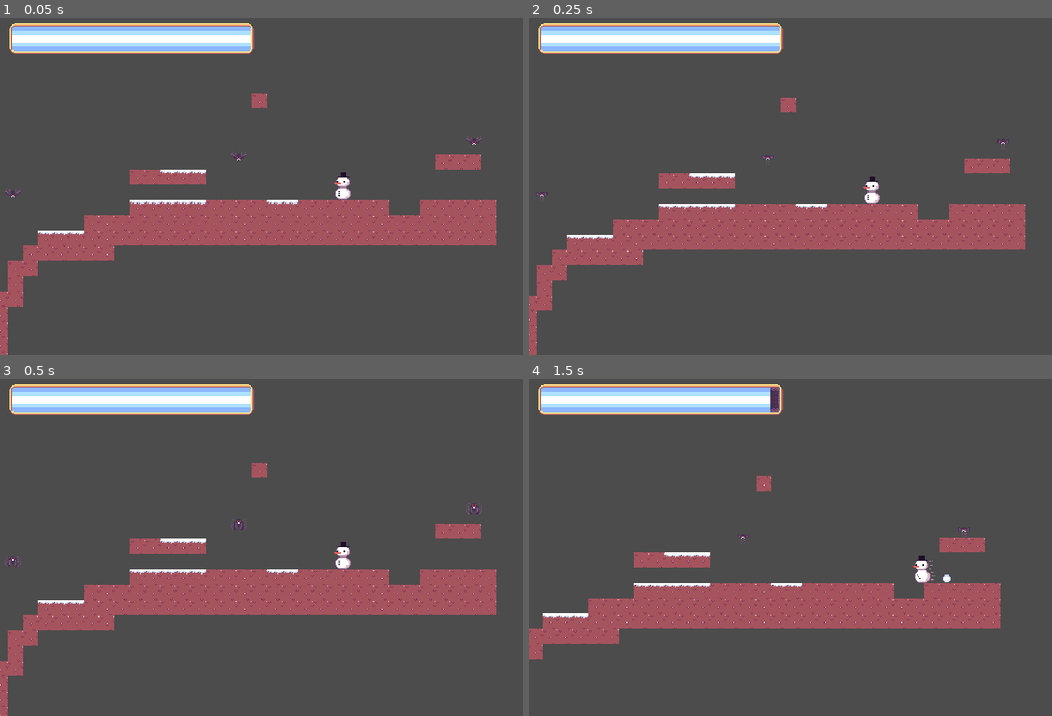
Above: before the commit, frames 1-4 (two rows, left to right).
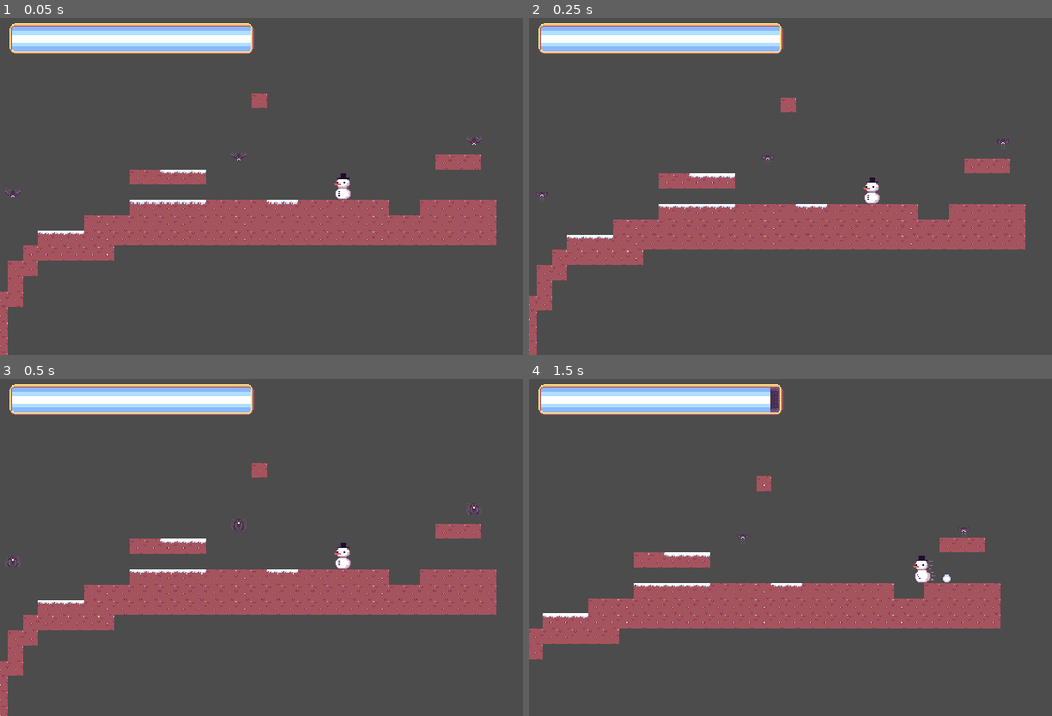
Above: after the commit, the same moments.

Repository: TheRubeThing/SnowmansRevenge
Game: Godot game, scene res://TestLevel.tscn
The game is run twice, just before and just after one commit, with the same random seed, the same clock (stepped at 60 frames per second) and the same inputs.
Inputs (mouse positions are in pixels of both pictures, inside the frame that each line leads up to):
- Up to frame 1 (0.05 s): no input
- Up to frame 2 (0.25 s): no input
- Up to frame 3 (0.5 s): no input
- Up to frame 4 (1.5 s): move the mouse to (1025, 527) at 0.52 s; press the mouse at (1025, 527) at 0.53 s; hold D (Right) 0.53-1.28 s; tap Space (Jump) at 0.77 s; tap Shift (RollMod) at 0.8, 1.35 s; move the mouse to (732, 560) at 1.27 s; release the mouse at (732, 560) at 1.28 s; hold A (Left) from 1.28 s (still down)

The runs differ from the first frame. In frame 1, less than 0.1% of the frame differs, in the area x 63-67%, y 45-51%; in frame 2, less than 0.1%; in frame 3, less than 0.1%; in frame 4, nothing differs.

Commit message:
Disabled shooting while rolling

Diff:
--- a/Assets/Scenes/Characters/FirePosition.gd
+++ b/Assets/Scenes/Characters/FirePosition.gd
@@ -4,11 +4,10 @@
 
 signal fired()
 
-func _input(event):
-	if event.is_action_pressed("Fire"):
-		print("Fire")
-		var projectile = snowball.instance()
-		get_parent().get_parent().get_parent().add_child(projectile)
-		projectile.position = to_global(position)
-		projectile.set_direction(get_global_mouse_position() - to_global(position))
-		emit_signal("fired")
+func fire():
+	print("Fire")
+	var projectile = snowball.instance()
+	get_parent().get_parent().get_parent().add_child(projectile)
+	projectile.position = to_global(position)
+	projectile.set_direction(get_global_mouse_position() - to_global(position))
+	emit_signal("fired")
--- a/Assets/Scenes/Characters/Player.tscn
+++ b/Assets/Scenes/Characters/Player.tscn
@@ -119,7 +119,7 @@
 use_parent_material = true
 frames = SubResource( 4 )
 animation = "Idle"
-frame = 1
+frame = 2
 speed_scale = 2.0
 playing = true
 
--- a/Assets/Scenes/Characters/PlayerController.gd
+++ b/Assets/Scenes/Characters/PlayerController.gd
@@ -26,6 +26,11 @@
 func _ready():
 	emit_signal("set_max_health", max_health)
 	emit_signal("update_health", _health, 0)
+
+func _input(event):
+	if event.is_action_pressed("Fire"):
+		if not Input.is_action_pressed("RollMod"):
+			$AnimatedSprite/FirePosition.fire()
 
 func _process(delta):
 	_calculate_jump_parameters()
